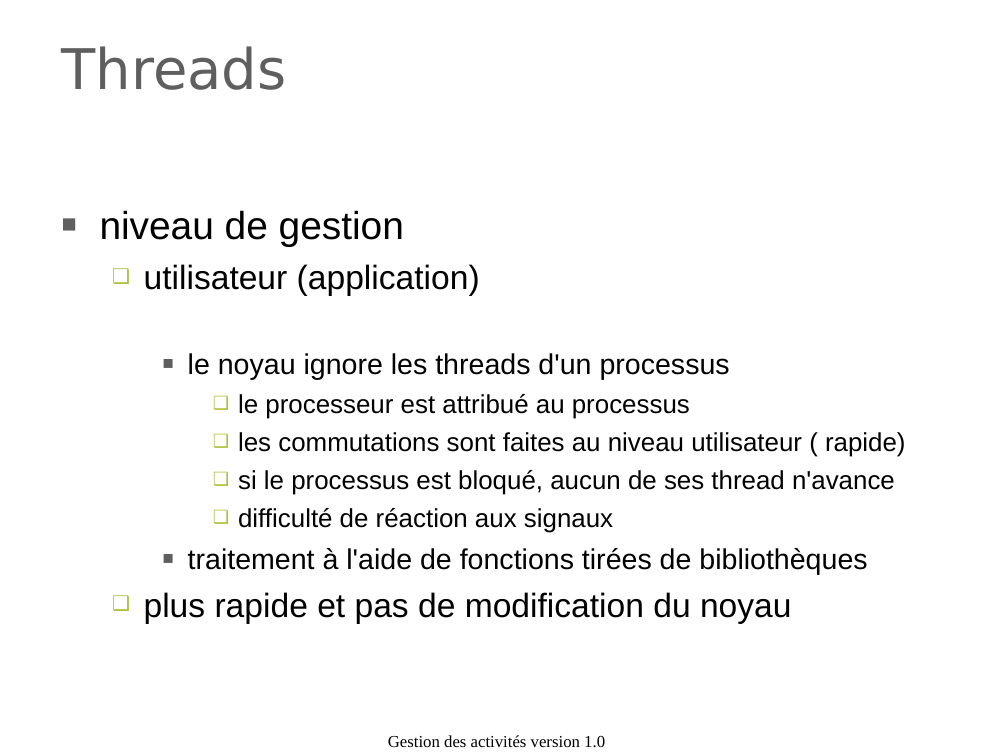
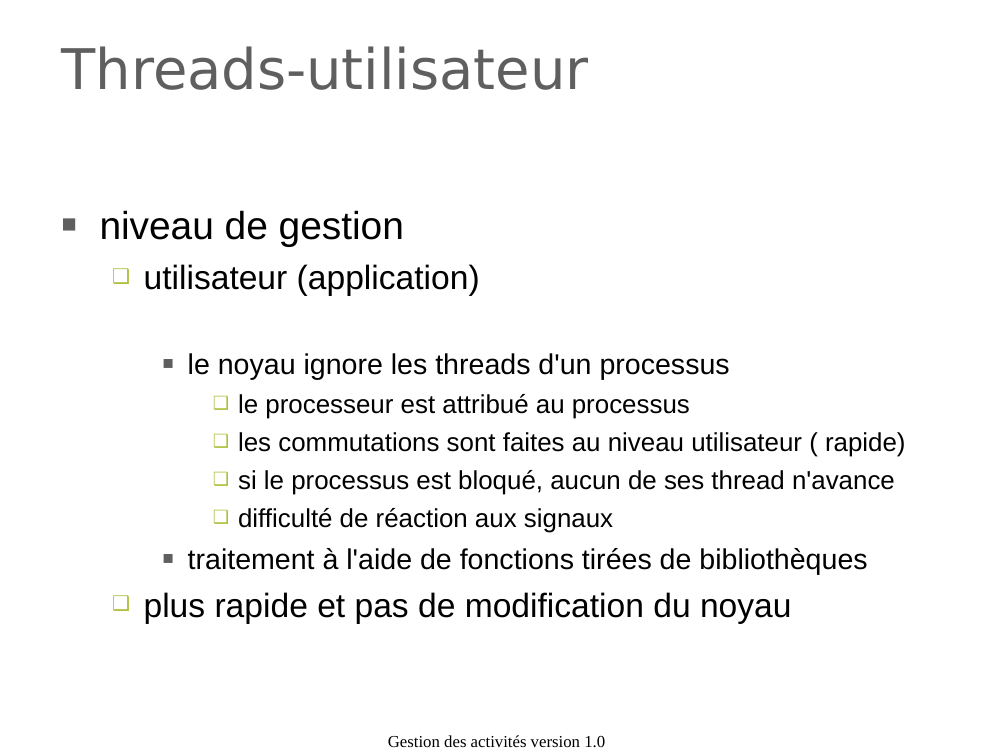
Before and after one commit to duanegris/texts, a slide deck: slide 30 of isi1/slides/6_gestion_des_activites.ppt. Drawn at 1008x756 pixels with LibreOffice and Linux fonts; fonts in the diff are those of the drawing; background and template pictures are left out. Boxes give left, top, right and bottom in pixels: in the first picture for what was removed or moved away, otherwise in the second. Text is boxed around its words. In the diff, an @@ line names an element or a change of style, - is before the commit and + after.

```diff
--- a/isi1/slides/6_gestion_des_activites.ppt
+++ b/isi1/slides/6_gestion_des_activites.ppt
@@ title at bbox=[62, 46, 589, 90]: text changed @@
-Threads
+Threads-utilisateur
```
Also in this commit, not shown: 3 other slides changed, 3 slides added, 2 slides removed, 1 other file.
